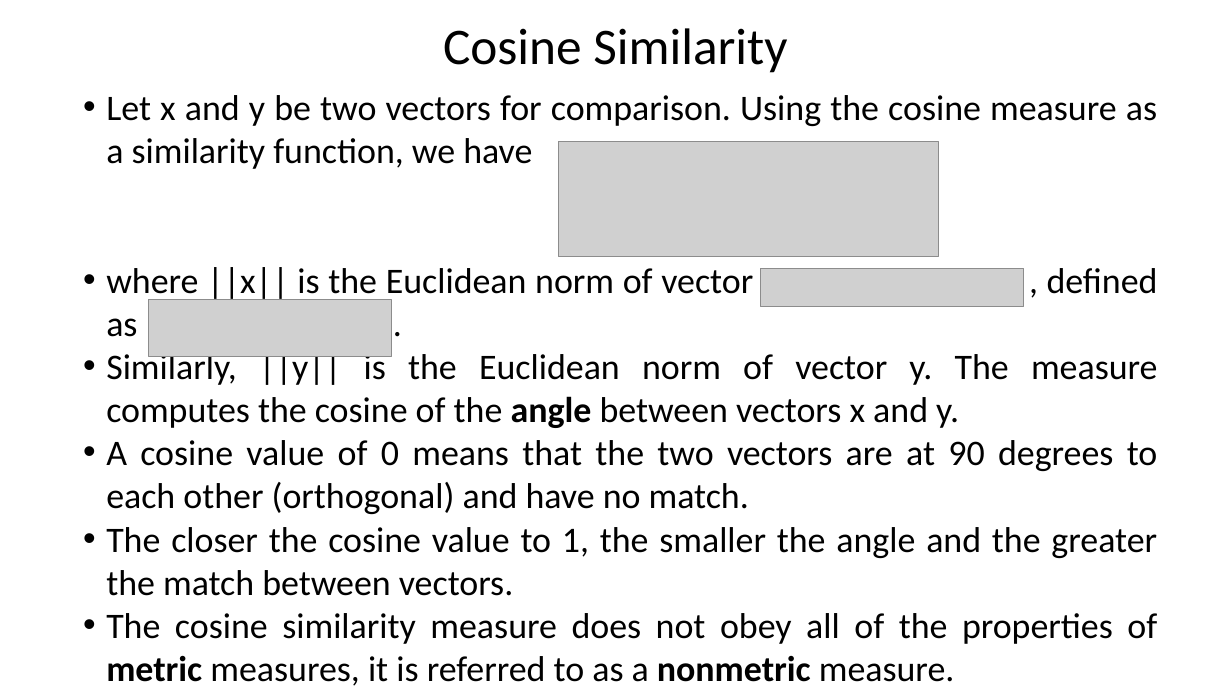
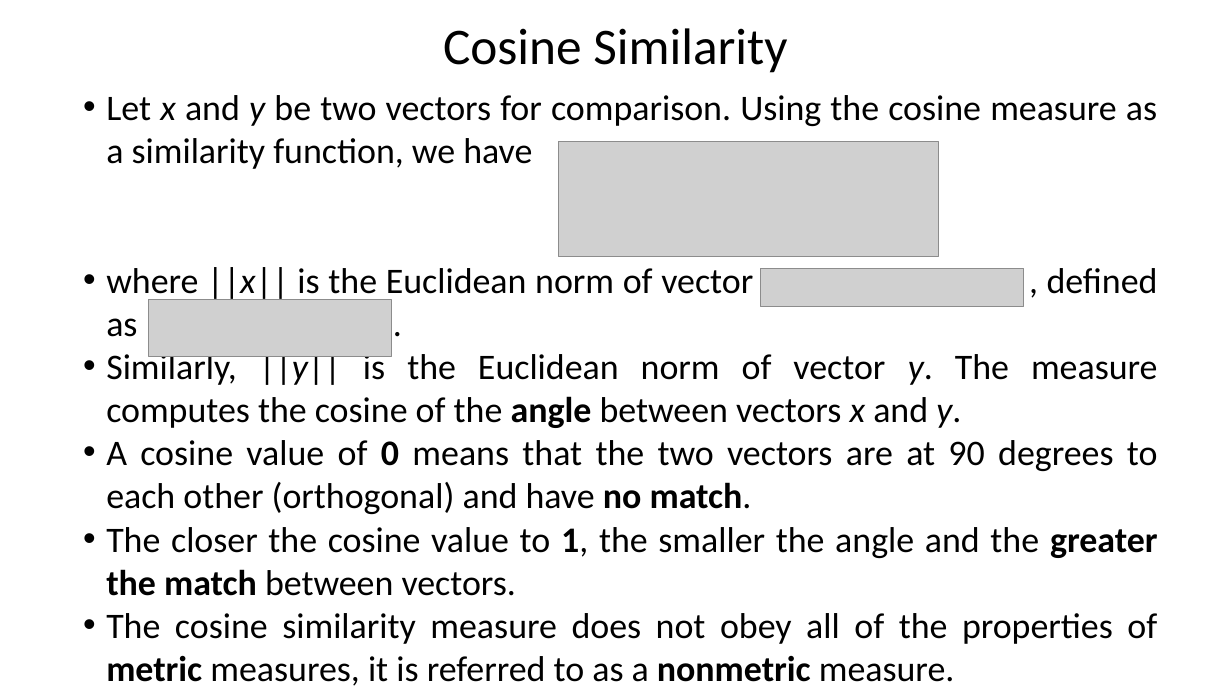
Before and after one commit to Gaurav-88074/MCA, a slide deck: slide 55 of SEM1/DATA MINING/2. Know Your Data (1).pptx. Drawn at 1232x693 pixels with LibreOffice and Linux fonts; fonts in the diff are those of the drawing; grey boxes stand for pictures. Boxes give left, top, right and bottom in pixels: in the first picture for what was removed or moved away, otherwise in the second. Text is boxed around its words. In the diff, an @@ line names an element or a change of style, - is before the commit and + after.

```diff
--- a/SEM1/DATA MINING/2. Know Your Data (1).pptx
+++ b/SEM1/DATA MINING/2. Know Your Data (1).pptx
@@ text at bbox=[106, 95, 1158, 596]: italic on in "x y", "||x||", "||y|| y. x y."; bold on in "0 no match.", "1, greater the match" @@
```
Also in this commit, not shown: 12 other slides changed, 18 other files.
